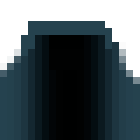
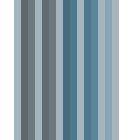
Comparing the layer stacks of the two 140×140 images. Changes:
showed "Layer #3" over [14, 0, 119, 140]
hid "Layer copy" over [0, 21, 140, 140]
